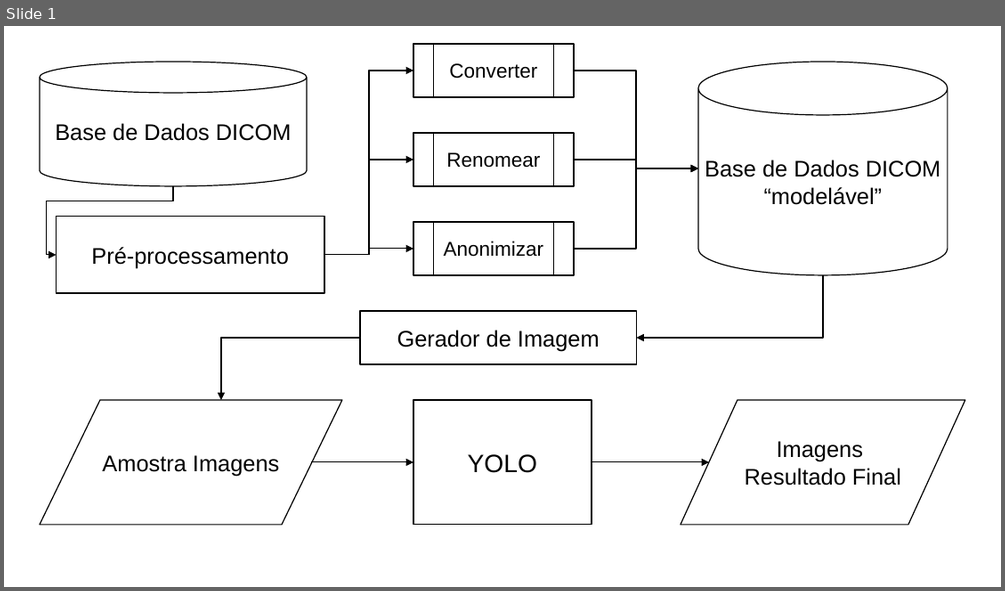
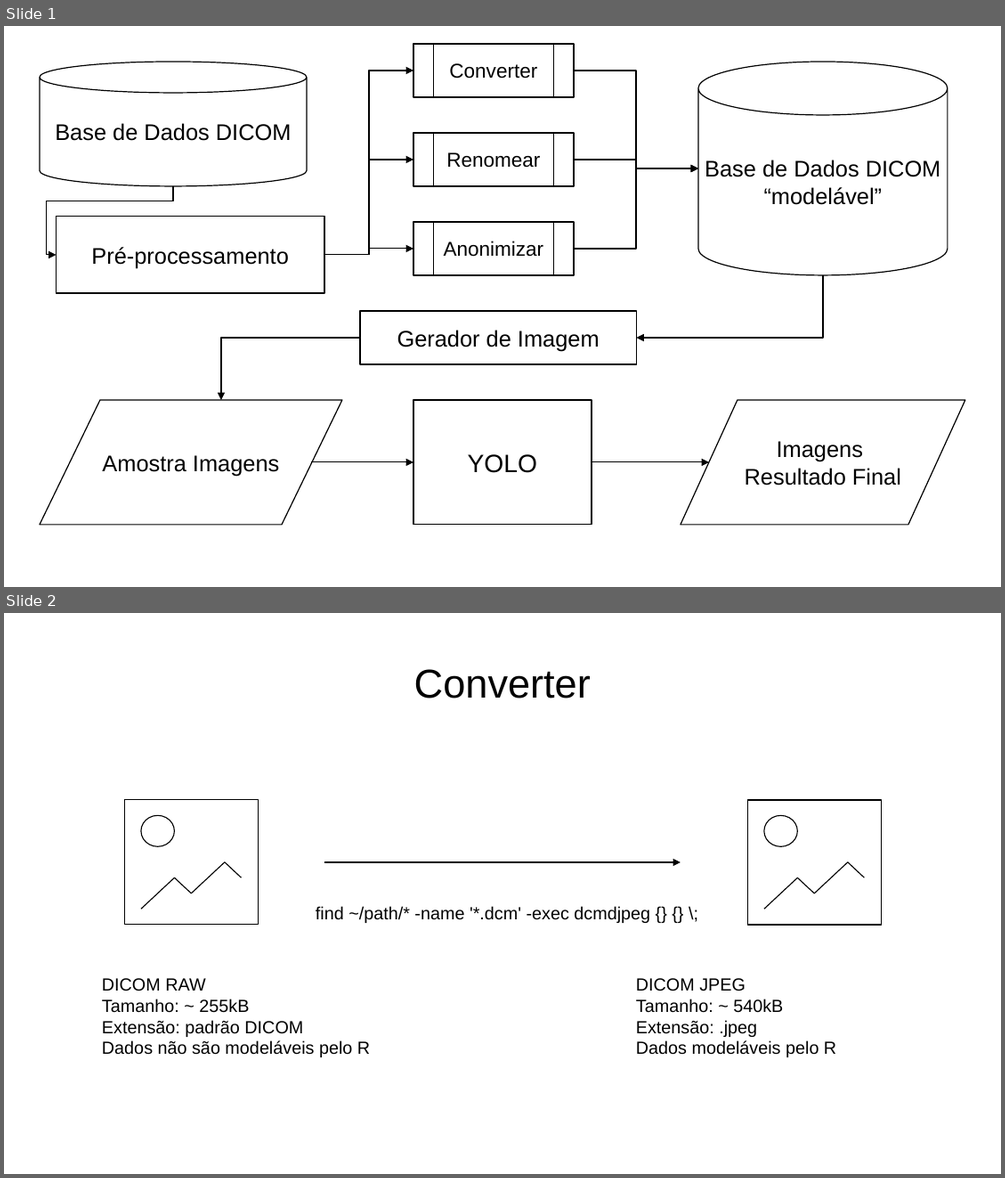
Before and after one commit to luizcast/DCM_TCC, a slide deck: slides.odp. Shown one above the other, each under a label of ours: slide 1 before the commit, slides 1 and 2 after it. The pictures are 1005x591 and 1005x1178 pixels, drawn with LibreOffice and Linux fonts; fonts in the diff are those of the drawing. Boxes give left, top, right and bottom in pixels: in the first picture for what was removed or moved away, otherwise in the second. Text is boxed around its words. In the diff, an @@ line names an element or a change of style, - is before the commit and + after.

```diff
--- a/slides.odp
+++ b/slides.odp
@@ slide 2 added at (x1=4, y1=613, x2=1001, y2=1174), background #FFFFFF @@
@@ title added at (x1=414, y1=669, x2=591, y2=698), 32 pt, text #000000 @@
+Converter
@@ freeform shape added at (x1=124, y1=800, x2=259, y2=925), outline #000000 0.79 pt @@
@@ ellipse added at (x1=140, y1=816, x2=174, y2=846), outline #000000 0.79 pt @@
@@ freeform shape added at (x1=747, y1=800, x2=882, y2=925), outline #000000 0.79 pt @@
@@ ellipse added at (x1=764, y1=816, x2=797, y2=846), outline #000000 0.79 pt @@
@@ freeform shape added at (x1=140, y1=861, x2=241, y2=908), outline #000000 0.79 pt @@
@@ elbow arrow added from (324, 863) to (680, 863), #000000 0.85 pt @@
@@ freeform shape added at (x1=764, y1=863, x2=865, y2=909), outline #000000 0.79 pt @@
@@ text added at (x1=316, y1=906, x2=650, y2=923), 14 pt, text #000000 @@
+find ~/path/* -name '*.dcm' -exec dcmdjpeg {} {} \;
@@ text added at (x1=102, y1=978, x2=370, y2=1057), 14 pt, text #000000 @@
+DICOM RAW
+Tamanho: ~ 255kB
+Extensão: padrão DICOM
+Dados não são modeláveis pelo R
@@ text added at (x1=636, y1=978, x2=836, y2=1057), 14 pt, text #000000 @@
+DICOM JPEG
+Tamanho: ~ 540kB
+Extensão: .jpeg
+Dados modeláveis pelo R
```
Also in this commit, not shown: 1 other slide added, 2 other files.
